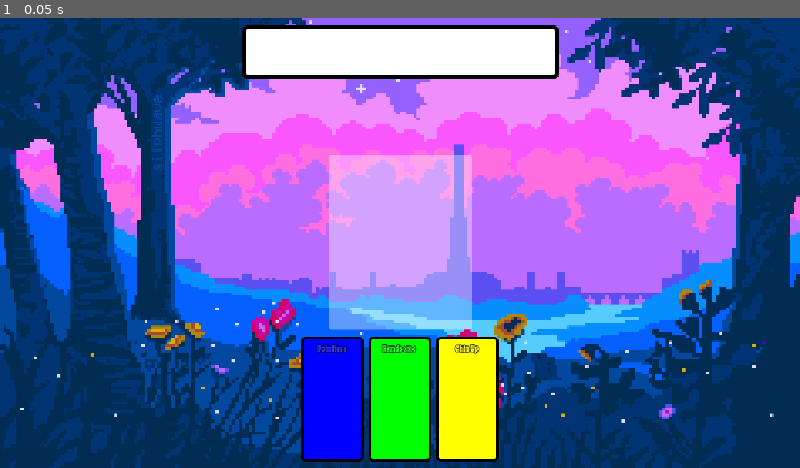
Above: before the commit, frame 1.
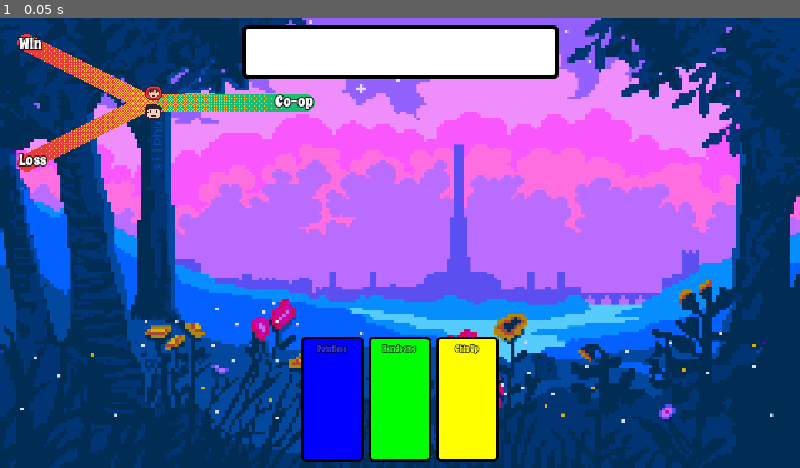
Above: after the commit, the same moment.

Repository: hundredplans/behind-my-eyes-minigame
Game: Godot game, scene res://scenes/screens/play_screen/play_screen.tscn
Two runs of this game, one before a commit and one after it. Both use one fixed random seed, a clock stepped at 60 frames per second and the inputs below. This scene is started directly instead of the project's main scene.
Inputs:
- Up to frame 1 (0.05 s): no input

The runs differ from the first frame. In frame 1, 9.2% of the frame differs, in the area x 2-59%, y 3-70%.

Commit message:
start turn actions and beginning of enemy ai

Diff:
--- a/project.godot
+++ b/project.godot
@@ -14,6 +14,10 @@
 run/main_scene="uid://cq800vfjencfg"
 config/features=PackedStringArray("4.6", "Forward Plus")
 config/icon="res://icon.svg"
+
+[audio]
+
+buses/default_bus_layout="uid://m3j0stbdbex4"
 
 [autoload]
 
--- a/scenes/autoload/data/data.gd
+++ b/scenes/autoload/data/data.gd
@@ -3,6 +3,9 @@
 enum CardType {NULL, ANGRY, NICE, SAD, HAPPY, SARCASTIC}
 const MIN_HAND_SIZE: int = 3
 const MAX_HAND_SIZE: int = 8
+
+const POINTS_TO_WIN: int = 25
+const POINTS_TO_COLLABORATE: int = 25
 
 @export var player_deck: Array[DeckCard]
 @export var enemy_deck: Array[DeckCard]
--- a/scenes/resource_objects/cards/card_ui/card_ui.gd
+++ b/scenes/resource_objects/cards/card_ui/card_ui.gd
@@ -7,13 +7,18 @@
 signal drag_finished
 signal drag_start
 
+@onready var DraggableNode: DraggableControl = %DraggableControl
+@onready var CardUIButton: DefaultButton = %CardUIButton
 @onready var DescriptionLabel: Label = %DescriptionLabel
 @onready var InsidePanel: PanelContainer = %InsidePanel
 @onready var NameLabel: Label = %NameLabel
 @export var name_lightened: float = 0.2
+
 func setCard(card: Card) -> void:
 	var card_type_color: Color = Data.getColorFromCardType(card.getCardType())
 	NameLabel.modulate = card_type_color.lightened(name_lightened)
 	NameLabel.text = card.getInfo().getName()
 	InsidePanel.self_modulate = card_type_color
 	DescriptionLabel.text = card.getInfo().getDescription()
+
+func setDraggable(draggable: bool) -> void: DraggableNode.setDraggable(draggable)
--- a/scenes/resource_objects/cards/card_ui/card_ui.tscn
+++ b/scenes/resource_objects/cards/card_ui/card_ui.tscn
@@ -6,6 +6,7 @@
 [ext_resource type="LabelSettings" uid="uid://ddnxcsyj4dh2v" path="res://resources/ui/label_settings/spicyrice/spicyrice_6.tres" id="4_agjea"]
 [ext_resource type="LabelSettings" uid="uid://fl0jtxg7cfrv" path="res://resources/ui/label_settings/spicyrice/spicyrice_3.tres" id="5_agjea"]
 [ext_resource type="Script" uid="uid://c6p0g5g5icfd5" path="res://scripts/common/ui/default_button.gd" id="6_od6dt"]
+[ext_resource type="Script" uid="uid://b0mi5nhkk1hyr" path="res://scripts/common/draggable_control.gd" id="7_3nsd1"]
 
 [node name="CardUI" type="Control" unique_id=981053523]
 custom_minimum_size = Vector2(50, 100)
@@ -23,11 +24,13 @@
 anchor_bottom = 1.0
 grow_horizontal = 2
 grow_vertical = 2
+mouse_filter = 2
 theme_override_styles/panel = ExtResource("2_3yot5")
 metadata/_edit_lock_ = true
 
 [node name="MarginContainer" type="MarginContainer" parent="CardBoundsNode" unique_id=895554056]
 layout_mode = 2
+mouse_filter = 2
 theme_override_constants/margin_left = 2
 theme_override_constants/margin_top = 2
 theme_override_constants/margin_right = 2
@@ -36,11 +39,13 @@
 [node name="InsidePanel" type="PanelContainer" parent="CardBoundsNode/MarginContainer" unique_id=348443362]
 unique_name_in_owner = true
 layout_mode = 2
+mouse_filter = 2
 theme_override_styles/panel = ExtResource("3_jguvn")
 
 [node name="MarginContainer" type="MarginContainer" parent="CardBoundsNode/MarginContainer/InsidePanel" unique_id=840000626]
 layout_mode = 2
 size_flags_vertical = 3
+mouse_filter = 2
 theme_override_constants/margin_left = 3
 theme_override_constants/margin_top = 3
 theme_override_constants/margin_right = 3
@@ -48,6 +53,7 @@
 
 [node name="VBoxContainer" type="VBoxContainer" parent="CardBoundsNode/MarginContainer/InsidePanel/MarginContainer" unique_id=467217654]
 layout_mode = 2
+mouse_filter = 2
 
 [node name="NameLabel" type="Label" parent="CardBoundsNode/MarginContainer/InsidePanel/MarginContainer/VBoxContainer" unique_id=1173795757]
 unique_name_in_owner = true
@@ -60,6 +66,7 @@
 [node name="Control" type="Control" parent="CardBoundsNode/MarginContainer/InsidePanel/MarginContainer/VBoxContainer" unique_id=70498458]
 layout_mode = 2
 size_flags_vertical = 3
+mouse_filter = 2
 
 [node name="DescriptionLabel" type="Label" parent="CardBoundsNode/MarginContainer/InsidePanel/MarginContainer/VBoxContainer" unique_id=1765337434]
 unique_name_in_owner = true
@@ -69,6 +76,12 @@
 horizontal_alignment = 1
 vertical_alignment = 1
 
-[node name="DefaultButton" type="Node" parent="." unique_id=698778259]
+[node name="CardUIButton" type="Node" parent="." unique_id=698778259]
+unique_name_in_owner = true
 script = ExtResource("6_od6dt")
 metadata/_custom_type_script = "uid://c6p0g5g5icfd5"
+
+[node name="DraggableControl" type="Node" parent="CardUIButton" unique_id=1491633279]
+unique_name_in_owner = true
+script = ExtResource("7_3nsd1")
+metadata/_custom_type_script = "uid://b0mi5nhkk1hyr"
--- /dev/null
+++ b/scenes/screens/play_screen/ai_manager/ai_manager.gd
@@ -0,0 +1,31 @@
+extends Node
+
+@onready var ActionSender: ActionManager = %ActionSender
+
+func _ready() -> void:
+	Actions.process_action.connect(onProcessAction)
+
+func onProcessAction(action: Action) -> void:
+	if action.isPost():
+		if action is StartGameAction:
+			onStartGame()
+		elif action is StartTurnAction and !action.isPlayers():
+			onStartTurn()
+
+func onStartGame() -> void:
+	var actions: Array = [DrawCardAction.new(Data.MIN_HAND_SIZE, false)]
+	onPush(actions)
+
+func onStartTurn() -> void:
+	var hand_cards: Array[Card] = Board.getEnemy().getHandCards()
+	var actions: Array = []
+	if !hand_cards.is_empty():
+		var hand_card: Card = hand_cards.pick_random()
+		hand_cards.erase(hand_card)
+		actions.append([PlayCardAction.new(hand_card)])
+
+	onPush(actions)
+	onAppend([StartTurnAction.new(true)])
+
+func onPush(actions: Array) -> void: ActionSender.onPush(actions)
+func onAppend(actions: Array) -> void: ActionSender.onAppend(actions)
--- /dev/null
+++ b/scenes/screens/play_screen/ai_manager/ai_manager.tscn
@@ -0,0 +1,12 @@
+[gd_scene format=3 uid="uid://difi5yni64h62"]
+
+[ext_resource type="Script" uid="uid://jvso02rlpv17" path="res://scenes/screens/play_screen/ai_manager/ai_manager.gd" id="1_s7bum"]
+[ext_resource type="Script" uid="uid://0shmw2f5jneh" path="res://scripts/actions/action_manager.gd" id="2_n6fve"]
+
+[node name="AIManager" type="Node" unique_id=218810832]
+script = ExtResource("1_s7bum")
+
+[node name="ActionSender" type="Node" parent="." unique_id=1208516195]
+unique_name_in_owner = true
+script = ExtResource("2_n6fve")
+metadata/_custom_type_script = "uid://0shmw2f5jneh"
--- a/scenes/screens/play_screen/play_screen.gd
+++ b/scenes/screens/play_screen/play_screen.gd
@@ -1,5 +1,7 @@
 extends Screen
 
+@onready var CardSpot: Control = %CardSpot
+@onready var PointsDisplay: Node2D = %PointsDisplay
 @onready var ActionSender: ActionManager = %ActionSender
 @onready var CardsContainer: Container = %CardsContainer
 
@@ -7,7 +9,6 @@
 @export var CardUIPacked: PackedScene
 
 var PauseMenu: Control
-
 func onProcessAction(action: Action) -> void:
 	if action.isPost():
 		if action is StartGameAction:
@@ -19,10 +20,10 @@
 	var actions: Array = [DrawCardAction.new(Data.MIN_HAND_SIZE, true)]
 	onInitialisePlayer()
 	onInitialiseEnemy()
+	PointsDisplay.setInfo()
 	onPush(actions)
 
 func onInitialisePlayer() -> void:
-
 	var player := Character.new()
 	player.setInfo(Data.getPlayerStartingDeck(), true)
 	Board.setPlayer(player)
@@ -37,13 +38,12 @@
 	if !card.isPlayers(): return
 	var card_ui: CardUI = CardUIPacked.instantiate()
 	CardsContainer.add_child(card_ui)
+	card_ui.setDraggable(true)
 	card_ui.setCard(card)
 
 func _ready() -> void:
 	Actions.process_action.connect(onProcessAction)
 	onPush([StartGameAction.new()])
-
-
 
 func _process(_delta: float) -> void:
 	if Input.is_action_just_pressed("Escape") and !isPauseMenu():
--- a/scenes/screens/play_screen/play_screen.tscn
+++ b/scenes/screens/play_screen/play_screen.tscn
@@ -4,9 +4,11 @@
 [ext_resource type="PackedScene" uid="uid://d3ueb0vmfsofs" path="res://scenes/screens/play_screen/pause_menu/pause_menu.tscn" id="2_52dmg"]
 [ext_resource type="PackedScene" uid="uid://cgk8mnf70jwns" path="res://scenes/resource_objects/cards/card_ui/card_ui.tscn" id="3_e1r2e"]
 [ext_resource type="Texture2D" uid="uid://ejd4xtfseh6b" path="res://assets/backgrounds/temp_pixel_art_wallpaper.png" id="3_k8syp"]
+[ext_resource type="PackedScene" uid="uid://d23jgtr4epto2" path="res://scenes/screens/play_screen/points_display/points_display.tscn" id="5_eebmm"]
 [ext_resource type="StyleBox" uid="uid://bvyjrrrh0cbej" path="res://resources/ui/styleboxes/flat_border_two.tres" id="6_64bgq"]
 [ext_resource type="StyleBox" uid="uid://buw0l2eayxjtq" path="res://resources/ui/styleboxes/flat_border_four.tres" id="7_iron8"]
 [ext_resource type="Script" uid="uid://0shmw2f5jneh" path="res://scripts/actions/action_manager.gd" id="8_eebmm"]
+[ext_resource type="PackedScene" uid="uid://difi5yni64h62" path="res://scenes/screens/play_screen/ai_manager/ai_manager.tscn" id="9_i1kik"]
 
 [node name="PlayScreen" type="Control" unique_id=746952712]
 layout_mode = 3
@@ -20,7 +22,7 @@
 CardUIPacked = ExtResource("3_e1r2e")
 metadata/_custom_type_script = "uid://5qy6jkgf2qhn"
 
-[node name="TextureRect" type="TextureRect" parent="." unique_id=136554596]
+[node name="BackgroundTxRect" type="TextureRect" parent="." unique_id=136554596]
 layout_mode = 1
 anchors_preset = 15
 anchor_right = 1.0
@@ -30,7 +32,12 @@
 texture = ExtResource("3_k8syp")
 expand_mode = 3
 
-[node name="MarginContainer" type="MarginContainer" parent="." unique_id=1521661746]
+[node name="PointsDisplay" parent="." unique_id=806983574 instance=ExtResource("5_eebmm")]
+unique_name_in_owner = true
+position = Vector2(123, 68)
+y_same_points_offset = 8.0
+
+[node name="CardsMarginContainer" type="MarginContainer" parent="." unique_id=1521661746]
 layout_mode = 1
 anchors_preset = 12
 anchor_top = 1.0
@@ -43,26 +50,10 @@
 theme_override_constants/margin_right = 20
 theme_override_constants/margin_bottom = 5
 
-[node name="CardsContainer" type="HBoxContainer" parent="MarginContainer" unique_id=460358469]
+[node name="CardsContainer" type="HBoxContainer" parent="CardsMarginContainer" unique_id=460358469]
 unique_name_in_owner = true
 layout_mode = 2
 alignment = 1
-
-[node name="CardSlot" type="PanelContainer" parent="." unique_id=2132778506]
-self_modulate = Color(1, 1, 1, 0.3647059)
-layout_mode = 1
-anchors_preset = 8
-anchor_left = 0.5
-anchor_top = 0.5
-anchor_right = 0.5
-anchor_bottom = 0.5
-offset_left = -57.5
-offset_top = -69.75
-offset_right = 57.5
-offset_bottom = 69.75
-grow_horizontal = 2
-grow_vertical = 2
-theme_override_styles/panel = ExtResource("6_64bgq")
 
 [node name="EnemyPanel" type="PanelContainer" parent="." unique_id=972901351]
 self_modulate = Color(0, 0, 0, 1)
@@ -88,7 +79,21 @@
 layout_mode = 2
 theme_override_styles/panel = ExtResource("6_64bgq")
 
+[node name="CardSpot" type="Control" parent="." unique_id=1181247455]
+unique_name_in_owner = true
+layout_mode = 1
+anchors_preset = 8
+anchor_left = 0.5
+anchor_top = 0.5
+anchor_right = 0.5
+anchor_bottom = 0.5
+grow_horizontal = 2
+grow_vertical = 2
+mouse_filter = 2
+
 [node name="ActionSender" type="Node" parent="." unique_id=398503857]
 unique_name_in_owner = true
 script = ExtResource("8_eebmm")
 metadata/_custom_type_script = "uid://0shmw2f5jneh"
+
+[node name="AIManager" parent="." unique_id=218810832 instance=ExtResource("9_i1kik")]
--- /dev/null
+++ b/scenes/screens/play_screen/points_display/points_display.gd
@@ -0,0 +1,40 @@
+extends Node2D
+
+@onready var EnemyPath: Path2D = %EnemyPath
+@onready var PlayerPath: Path2D = %PlayerPath
+
+@onready var PlayerSprite: Sprite2D = %PlayerSprite
+@onready var EnemySprite: Sprite2D = %EnemySprite
+
+@export var y_same_points_offset: float = 10.0
+func setInfo() -> void:
+	onUpdatePoints(false)
+	onUpdatePoints(true)
+
+func onUpdatePoints(players: bool) -> void:
+	var character: Character = Board.getCharacter(players)
+	var other_character: Character = Board.getOtherCharacter(players)
+	var points: int = character.getPoints()
+	var path_position: Vector2 = getPathPosition(points, players)
+	var sprite: Sprite2D = getCharacterSprite(players)
+	sprite.position = path_position
+
+	if points == other_character.getPoints():
+		getCharacterSprite(false).offset.y = y_same_points_offset
+		getCharacterSprite(true).offset.y = -y_same_points_offset
+	else:
+		sprite.offset.y = 0
+		getCharacterSprite(!players).offset.y = 0
+
+func getPathPosition(points: int, players: bool) -> Vector2:
+	var p: float = float(Data.POINTS_TO_WIN + Data.POINTS_TO_COLLABORATE / float(points))
+	var curve: Curve2D = getPath(players).curve
+	var length: float = curve.get_baked_length()
+	var distance: float = length * p
+	return curve.sample_baked(distance)
+
+func getPath(players: bool) -> Path2D:
+	return PlayerPath if players else EnemyPath
+
+func getCharacterSprite(players: bool) -> Sprite2D:
+	return PlayerSprite if players else EnemySprite
--- /dev/null
+++ b/scenes/screens/play_screen/points_display/points_display.tscn
@@ -0,0 +1,73 @@
+[gd_scene format=3 uid="uid://d23jgtr4epto2"]
+
+[ext_resource type="Script" uid="uid://g3u7xo5ujt7o" path="res://scenes/screens/play_screen/points_display/points_display.gd" id="1_2renx"]
+[ext_resource type="Texture2D" uid="uid://qlwlpbawrek6" path="res://assets/sprites/play/points_display.png" id="1_f7t0e"]
+[ext_resource type="Texture2D" uid="uid://c1eyacj4rvs1s" path="res://assets/sprites/play/player_icon.png" id="2_y145m"]
+[ext_resource type="Texture2D" uid="uid://bnyhrjx1ks5ko" path="res://assets/sprites/play/enemy_icon.png" id="3_3hlbe"]
+[ext_resource type="LabelSettings" uid="uid://b2eybhh4uqlim" path="res://resources/ui/label_settings/spicyrice/spicyrice_12.tres" id="4_3hlbe"]
+
+[sub_resource type="Curve2D" id="Curve2D_3hlbe"]
+_data = {
+"points": PackedVector2Array(0, 0, 0, 0, -99, 52, 0, 0, 0, 0, 0, 0, 0, 0, 0, 0, 136, -1)
+}
+point_count = 3
+
+[sub_resource type="Curve2D" id="Curve2D_2renx"]
+_data = {
+"points": PackedVector2Array(0, 0, 0, 0, -101, -53, 0, 0, 0, 0, 0, 0, 0, 0, 0, 0, 136, -1)
+}
+point_count = 3
+
+[node name="PointsDisplay" type="Node2D" unique_id=806983574]
+script = ExtResource("1_2renx")
+
+[node name="PointsDisplaySprite" type="Sprite2D" parent="." unique_id=2014523871]
+texture_filter = 1
+texture = ExtResource("1_f7t0e")
+offset = Vector2(10, 0)
+
+[node name="PlayerSprite" type="Sprite2D" parent="." unique_id=1519299861]
+unique_name_in_owner = true
+texture_filter = 1
+position = Vector2(0, -6)
+texture = ExtResource("2_y145m")
+
+[node name="EnemySprite" type="Sprite2D" parent="." unique_id=284028358]
+unique_name_in_owner = true
+texture_filter = 1
+position = Vector2(0, 10)
+texture = ExtResource("3_3hlbe")
+
+[node name="WinLabel" type="Label" parent="." unique_id=614885634]
+offset_left = -108.0
+offset_top = -56.0
+offset_right = -89.0
+offset_bottom = -38.0
+text = "Win"
+label_settings = ExtResource("4_3hlbe")
+
+[node name="LossLabel" type="Label" parent="." unique_id=121215870]
+offset_left = -108.0
+offset_top = 37.0
+offset_right = -85.0
+offset_bottom = 55.0
+text = "Loss"
+label_settings = ExtResource("4_3hlbe")
+
+[node name="CooperationLabel" type="Label" parent="." unique_id=1930427298]
+offset_left = 97.0
+offset_top = -10.0
+offset_right = 128.0
+offset_bottom = 8.0
+text = "Co-op"
+label_settings = ExtResource("4_3hlbe")
+
+[node name="EnemyPath" type="Path2D" parent="." unique_id=435929552]
+unique_name_in_owner = true
+curve = SubResource("Curve2D_3hlbe")
+metadata/_edit_lock_ = true
+
+[node name="PlayerPath" type="Path2D" parent="." unique_id=756108866]
+unique_name_in_owner = true
+curve = SubResource("Curve2D_2renx")
+metadata/_edit_lock_ = true
--- /dev/null
+++ b/scripts/actions/play_card_action.gd
@@ -0,0 +1,14 @@
+class_name PlayCardAction extends Action
+
+const PLAY_CARD_DELAY: float = 0.5
+
+var card: Card
+func _init(_card: Card) -> void:
+	card = _card
+
+func onPreAction() -> void: pass
+func onPostAction() -> void:
+	onPush([DelayAction.new(PLAY_CARD_DELAY)])
+
+func getLogInfo() -> Array:
+	return ["Card: %s" % card]
--- a/scripts/actions/start_game_action.gd
+++ b/scripts/actions/start_game_action.gd
@@ -1,5 +1,7 @@
 class_name StartGameAction extends Action
 
 func onPreAction() -> void: pass
-func onPostAction() -> void: pass
+func onPostAction() -> void:
+	onPush([StartTurnAction.new(false)])
+
 func getLogInfo() -> Array: return []
--- /dev/null
+++ b/scripts/actions/start_turn_action.gd
@@ -0,0 +1,11 @@
+class_name StartTurnAction extends Action
+
+var players: bool
+func _init(_players: bool) -> void:
+	players = _players
+
+func onPreAction() -> void: pass
+func onPostAction() -> void: pass
+func isPlayers() -> bool: return players
+func getLogInfo() -> Array:
+	return ["Players: %s" % players]
--- /dev/null
+++ b/scripts/common/draggable_control.gd
@@ -0,0 +1,50 @@
+class_name DraggableControl extends Node
+
+signal drag_start
+signal drag_finished
+
+const DEFAULT_Z: int = 0
+const DRAG_Z: int = 50
+
+var draggable: bool
+var dragging: bool
+var original_position: Vector2
+func _input(event: InputEvent) -> void:
+	if dragging and event is InputEventMouseMotion:
+		getParent().onOffsetPosition(event.relative)
+
+func _process(_delta: float) -> void:
+	if !getParent().isDisabled():
+		if Input.is_action_just_pressed("LeftClick") and getParent().isMouseInUI():
+			if draggable:
+				onDragStart()
+
+	if Input.is_action_just_released("LeftClick") and draggable and dragging:
+		onDragEnd()
+
+func getParent() -> DefaultButton: return get_parent()
+func setDraggable(_draggable: bool) -> void: draggable = _draggable
+func onDragStart() -> void:
+	var MainTarget: Control = getParent().getMainTarget()
+	MainTarget.z_index = DRAG_Z
+
+	original_position = MainTarget.global_position
+	MainTarget.top_level = true
+	MainTarget.global_position = original_position
+	dragging = true
+
+	getParent().setMouseFilter(Control.MouseFilter.MOUSE_FILTER_IGNORE)
+	getParent().setDragMode(true)
+	drag_start.emit()
+
+func onDragEnd() -> void:
+	var MainTarget: Control = getParent().getMainTarget()
+	MainTarget.z_index = DEFAULT_Z
+	dragging = false
+
+	MainTarget.top_level = false
+	MainTarget.global_position = original_position
+	getParent().setMouseFilter(Control.MouseFilter.MOUSE_FILTER_STOP)
+	getParent().setDragMode(false)
+
+	drag_finished.emit()
--- a/scripts/common/ui/default_button.gd
+++ b/scripts/common/ui/default_button.gd
@@ -53,3 +53,6 @@
 	FlashTween.tween_property(self, "self_modulate", flash_color, flash_duration)
 	FlashTween.tween_property(self, "self_modulate", Color.WHITE, flash_duration)
 	FlashTween.finished.connect(onFlash)
+
+func onOffsetPosition(relative: Vector2) -> void:
+	getMainTarget().position += relative
--- a/scripts/common/ui/default_control.gd
+++ b/scripts/common/ui/default_control.gd
@@ -69,6 +69,7 @@
 	update_disabled.emit(disabled)
 
 func isDisabled() -> bool: return disabled
+func isMouseInUI() -> bool: return is_mouse_in_ui
 func setBaseColor(_base_color: Color) -> void:
 	base_color = _base_color
 	onUpdateModulate()
Binary file added: assets/sprites/play/enemy_icon.png
Not shown, added: assets/sprites/play/enemy_icon.png.import
Binary file added: assets/sprites/play/player_icon.png
Not shown, added: assets/sprites/play/player_icon.png.import
Binary file added: assets/sprites/play/points_display.png
Not shown, added: assets/sprites/play/points_display.png.import
Not shown, added: scenes/screens/play_screen/ai_manager/ai_manager.gd.uid
Not shown, added: scenes/screens/play_screen/points_display/points_display.gd.uid
Not shown, added: scripts/actions/play_card_action.gd.uid
Not shown, added: scripts/actions/start_turn_action.gd.uid
Not shown, added: scripts/common/draggable_control.gd.uid
